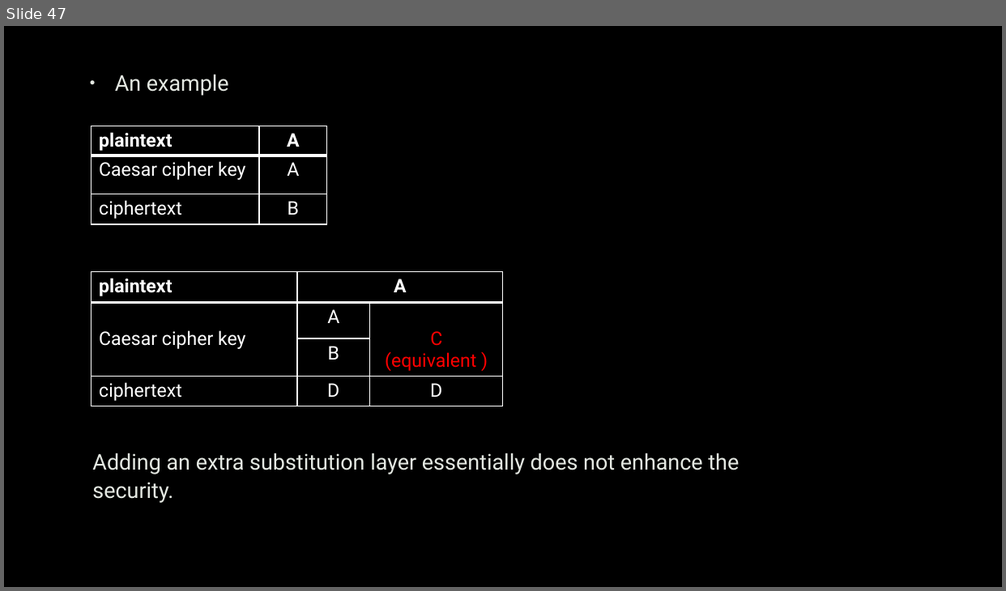
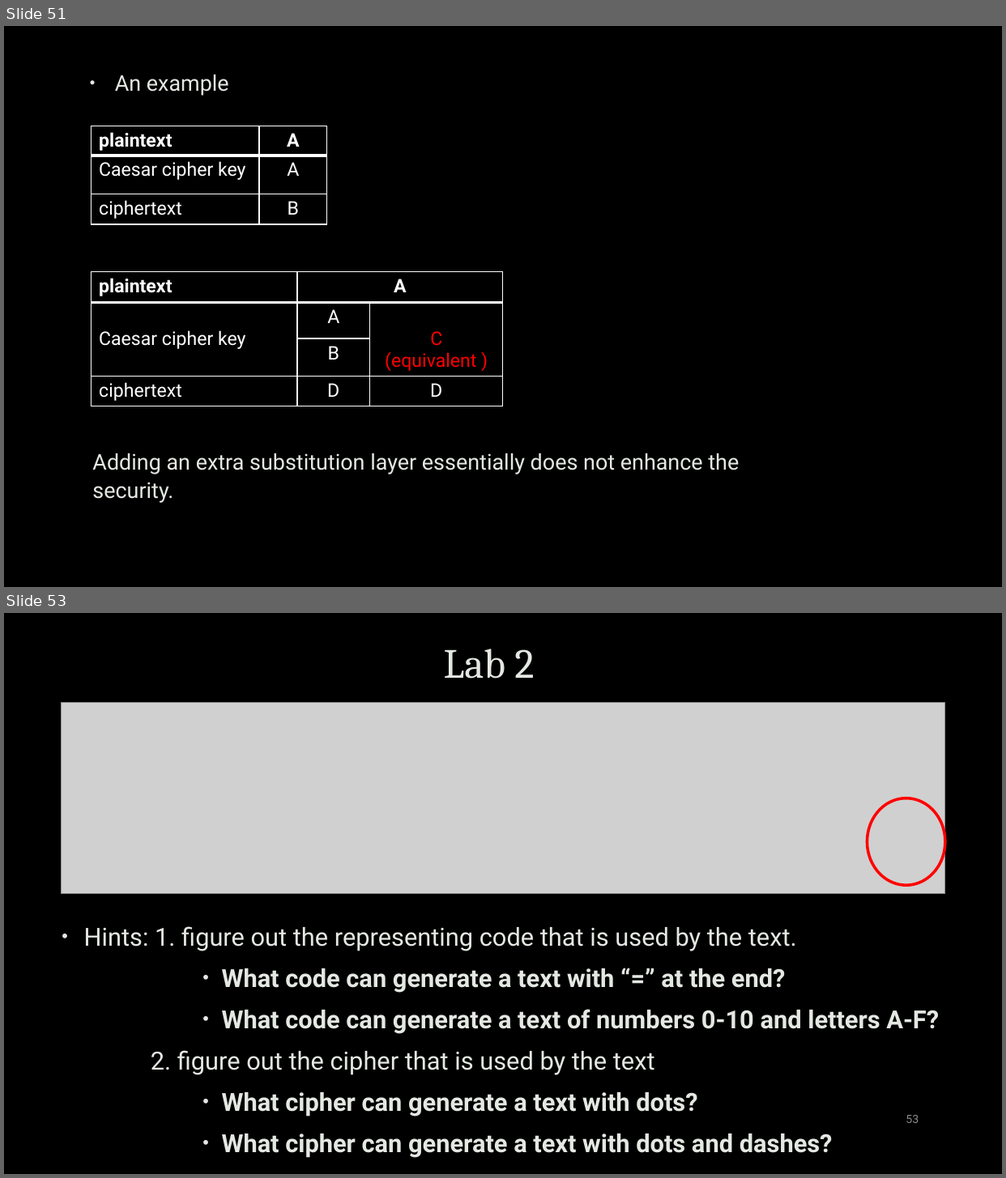
Before and after one commit to uwacyber/cits1003, a slide deck: cits1003-lecture_slides/CITS1003-2 Cryptography-exercises.pptx. Shown one above the other, each under a label of ours: slide 47 before the commit, slides 51 and 53 after it; the slides between them are not shown. The pictures are 1006x591 and 1006x1178 pixels, drawn with LibreOffice and Linux fonts; fonts in the diff are those of the drawing; grey boxes stand for pictures; background and template pictures are left out. Boxes give left, top, right and bottom in pixels: in the first picture for what was removed or moved away, otherwise in the second. Text is boxed around its words. In the diff, an @@ line names an element or a change of style, - is before the commit and + after.

```diff
--- a/cits1003-lecture_slides/CITS1003-2 Cryptography-exercises.pptx
+++ b/cits1003-lecture_slides/CITS1003-2 Cryptography-exercises.pptx
@@ slide 53 added at [4,613,1002,1174], background picture (left out) @@
@@ title added at [444,649,534,679], 40 pt, text #E4E8E2 @@
+Lab 2
@@ picture added at [61,703,946,894] @@
@@ ellipse added at [867,798,945,885], outline #FF0000 2.75 pt @@
@@ text added at [84,926,939,1158], 24.1 pt, text #E4E8E2, bold @@
+  • Hints: 1. figure out the representing code that is used by the text.
+            • What code can generate a text with “=” at the end?
+            • What code can generate a text of numbers 0-10 and letters A-F?
+        2. figure out the cipher that is used by the text
+            • What cipher can generate a text with dots?
+            • What cipher can generate a text with dots and dashes?
@@ page number added at [906,1115,918,1123], 11 pt, text #8C8C8C @@
+53
@@ what was slide 47 is now slide 51 @@
```
Also in this commit, not shown: 4 slides changed, 5 other slides added.
